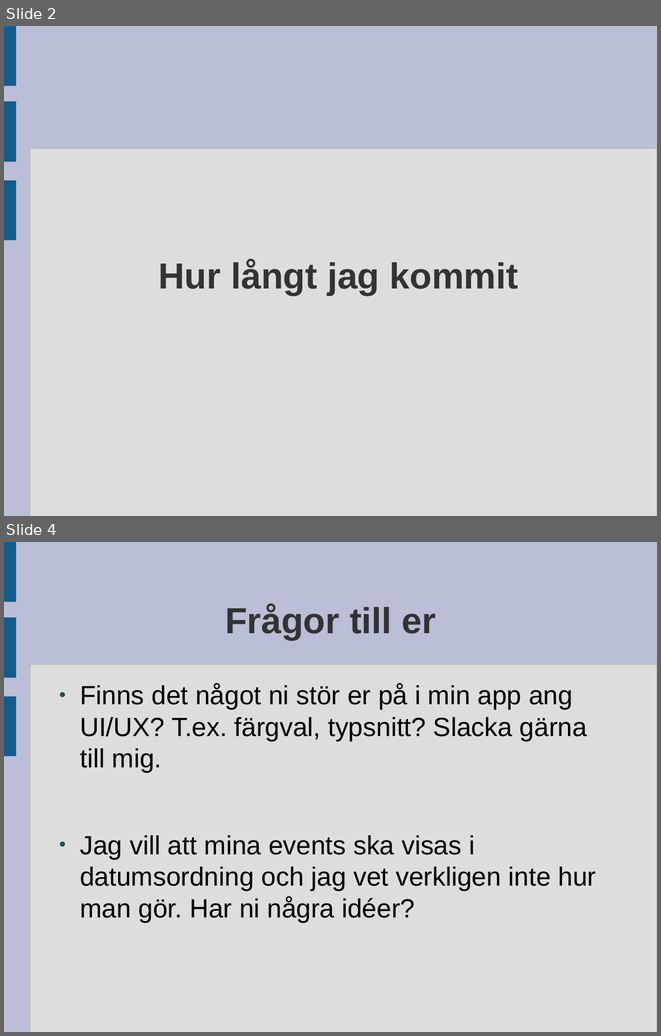
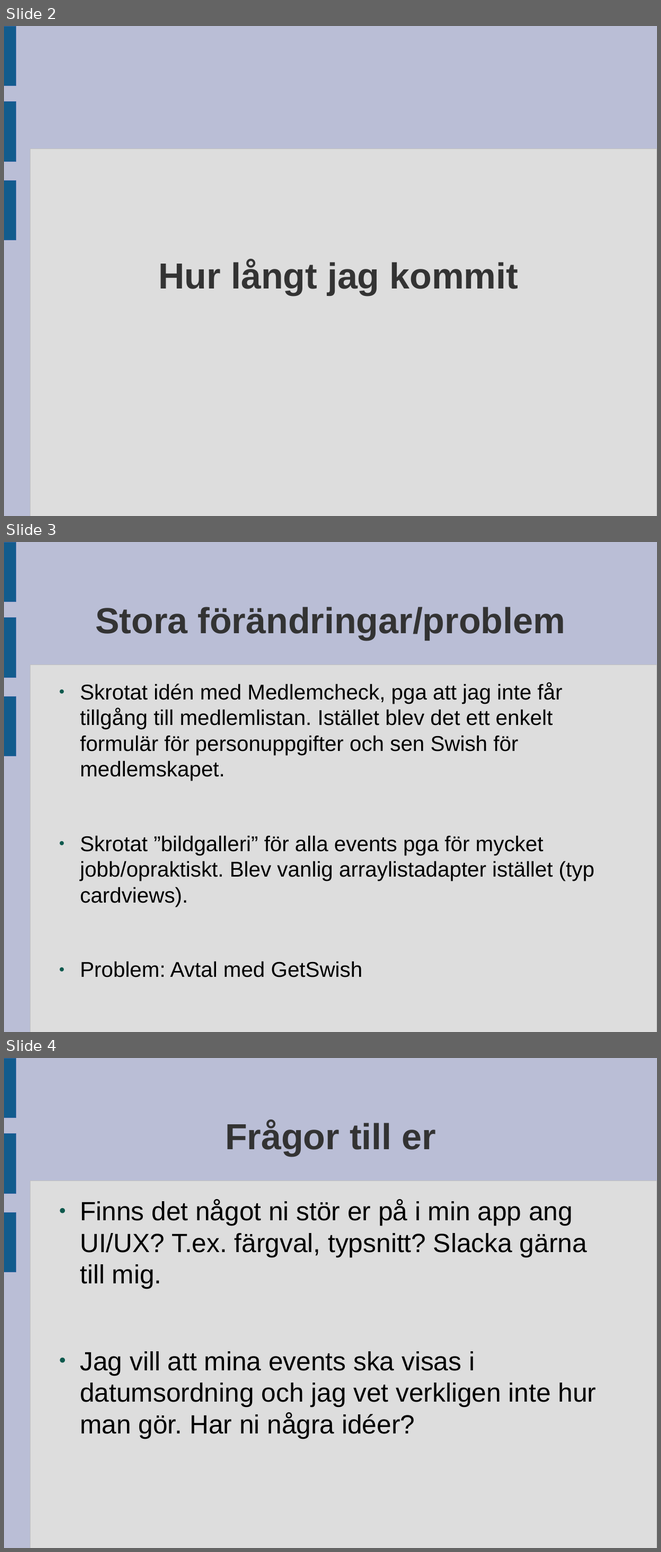
Before and after one commit to Dohmanlechx/SDUR-1.0, a slide deck: documents/Delredovisning.odp. Shown one above the other, each under a label of ours: slides 2 and 4 before the commit, slides 2, 3 and 4 after it; the slides between them are not shown. The pictures are 661x1036 and 661x1552 pixels, drawn with LibreOffice and Linux fonts; fonts in the diff are those of the drawing. Boxes give left, top, right and bottom in pixels: in the first picture for what was removed or moved away, otherwise in the second. Text is boxed around its words. In the diff, an @@ line names an element or a change of style, - is before the commit and + after.

```diff
--- a/documents/Delredovisning.odp
+++ b/documents/Delredovisning.odp
@@ slide 3 added at <box>4,542,657,1032</box>, background #BABED6; not listed: 4 template elements that a slide beside it also shows @@
@@ title added at <box>95,607,565,640</box>, 44 pt, text #333333, bold @@
+Stora förändringar/problem
@@ text added at <box>80,682,594,977</box>, 26 pt, text #000000 @@
+● Skrotat idén med Medlemcheck, pga att jag inte får tillgång till medlemlistan. Istället blev det ett enkelt formulär för personuppgifter och sen Swish för medlemskapet.
+● Skrotat ”bildgalleri” för alla events pga för mycket jobb/opraktiskt. Blev vanlig arraylistadapter istället (typ cardviews).
+● Problem: Avtal med GetSwish
```
Also in this commit, not shown: 1 slide removed.
